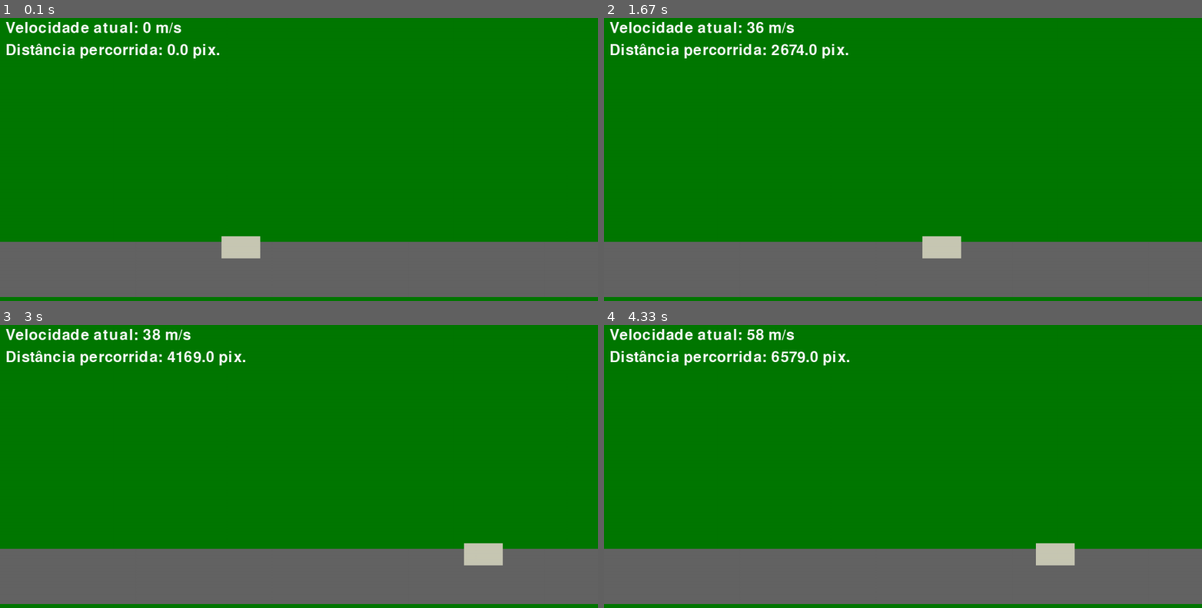
Above: before the commit, frames 1-4 (two rows, left to right).
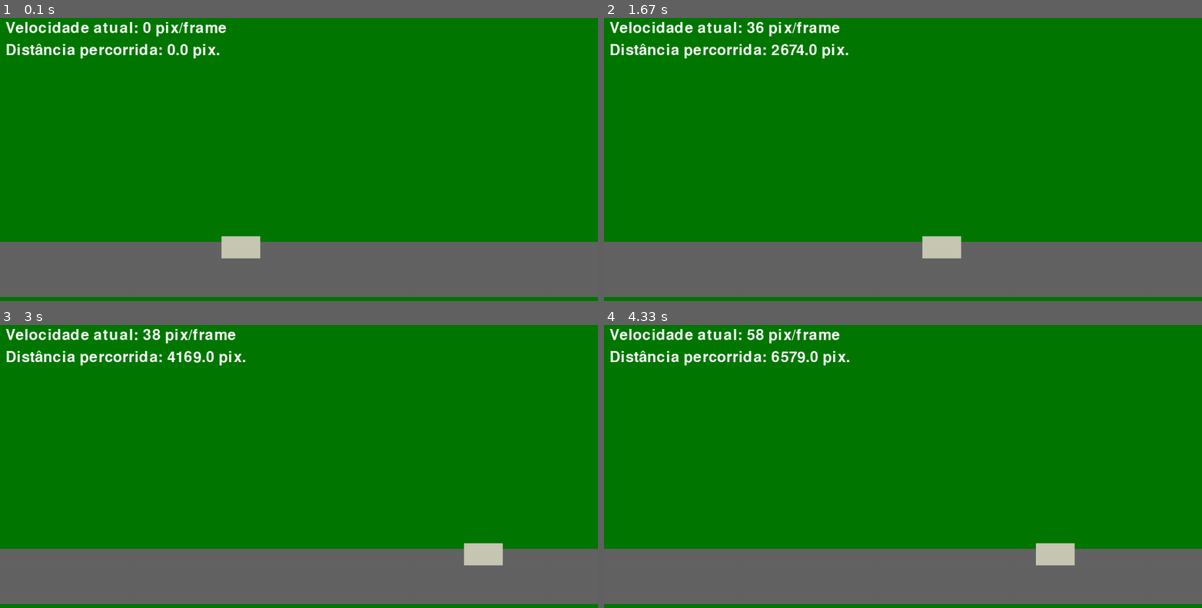
Above: after the commit, the same moments.

Repository: KucherMucher/POO11
Game: pygame game, started from pygame exerc/13/ex13.py
Two runs of this game, one before a commit and one after it. Both use one fixed random seed, a clock stepped at 60 frames per second and the inputs below.
Inputs:
- Up to frame 1 (0.1 s): no input
- Up to frame 2 (1.67 s): hold Right 0.33-0.8 s; hold Right 0.83-1.3 s; hold Left from 1.33 s (still down)
- Up to frame 3 (3 s): release Left at 1.87 s; hold Left 1.9-2.3 s; hold Right 2.33-2.97 s
- Up to frame 4 (4.33 s): hold Left 3-3.47 s; hold Right 3.5-3.97 s; hold Right from 4 s (still down)

The runs differ from the first frame. In frame 1, 0.3% of the frame differs, in the area x 26-38%, y 1-7%; in frame 2, 0.3%, in the area x 27-40%, y 1-7%; in frame 3, 0.3%; in frame 4, 0.3%.

Commit message:
ganged m/s to pix/frame

Diff:
--- a/pygame exerc/13/ex13.py
+++ b/pygame exerc/13/ex13.py
@@ -60,7 +60,7 @@
         pos_x = 0 - size_carro[0]
 
 
-    text = font.render(f"Velocidade atual: {vel} m/s", True, (250, 250, 250))
+    text = font.render(f"Velocidade atual: {vel} pix/frame", True, (250, 250, 250))
     text2 = font.render(f"Distância percorrida: {distance} pix.", True, (250, 250, 250))
     screen.fill((0, 120, 0))
     pygame.draw.rect(screen, (100, 100, 100), (0, 410, width, 100))
